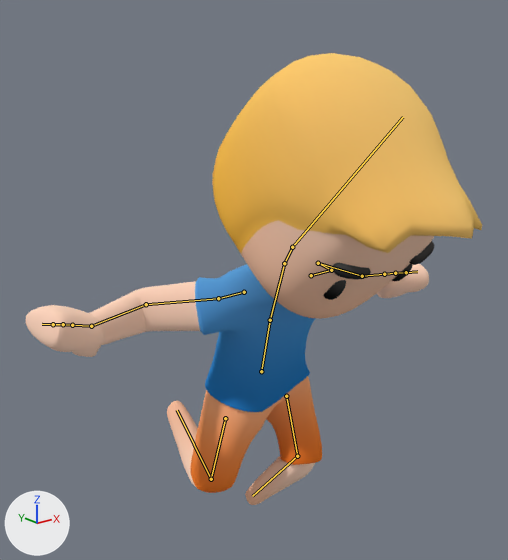
A saved change to the Blender file hop-or-die-master/Assets/Mesh/Jack02/jack02.left-to-left.002.blend.
Camera for both pictures: a 50 mm camera at (-2.16, -3.17, 3.06) aimed at (0.21, -0.21, 1.87). Arrows for +X, +Y and +Z are at lower left; the lights stay in place. Both versions are drawn at frame 25 of the action 'left-to-left'; the numbers are the values there. The bones that bend it are drawn over the model as lines.

In view in the first picture: 'body', 'head'.
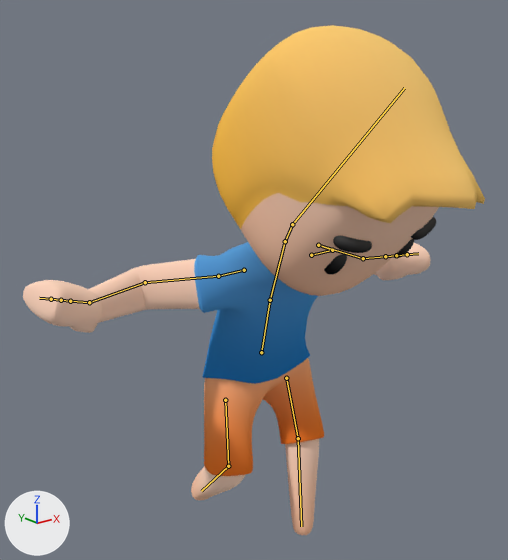
The edits, one by one:
Bone 'hip.control' (bone_hip_control) moves from (0.432, -0.097, 0.014) to (0.432, 0.031, -0.004).
Bone 'leg.control.l' (bone_leg_control_l) moves from (-0.249, -0.148, 0.128) to (-0.249, 0.368, 0.128).
Bone 'leg.control.l' (bone_leg_control_l) turns from (-10, 0, 0) to (0, 0, 0) degrees about its own x, y and z.
Bone 'hand.IK.l' (bone_hand_ik_l) moves from (0.191, 0.071, -0.312) to (0.191, 0.071, -0.183).
Bone 'leg.control.r' (bone_leg_control_r) moves from (-0.374, -0.284, 1.05) to (-0.374, -0.005, 0.559).
Bone 'hand.IK.r' (bone_hand_ik_r) moves from (0.554, 0.062, -0.186) to (0.554, 0.062, -0.056).

Location of each change, (x1, y1, x2, y2) in pixels of the pictures (508 x 560 px):
'head', posed
    before: (212, 53, 482, 319)
    after: (212, 25, 485, 296)
'body', posed (21% taller)
    before: (26, 264, 429, 505)
    after: (23, 242, 431, 535)
